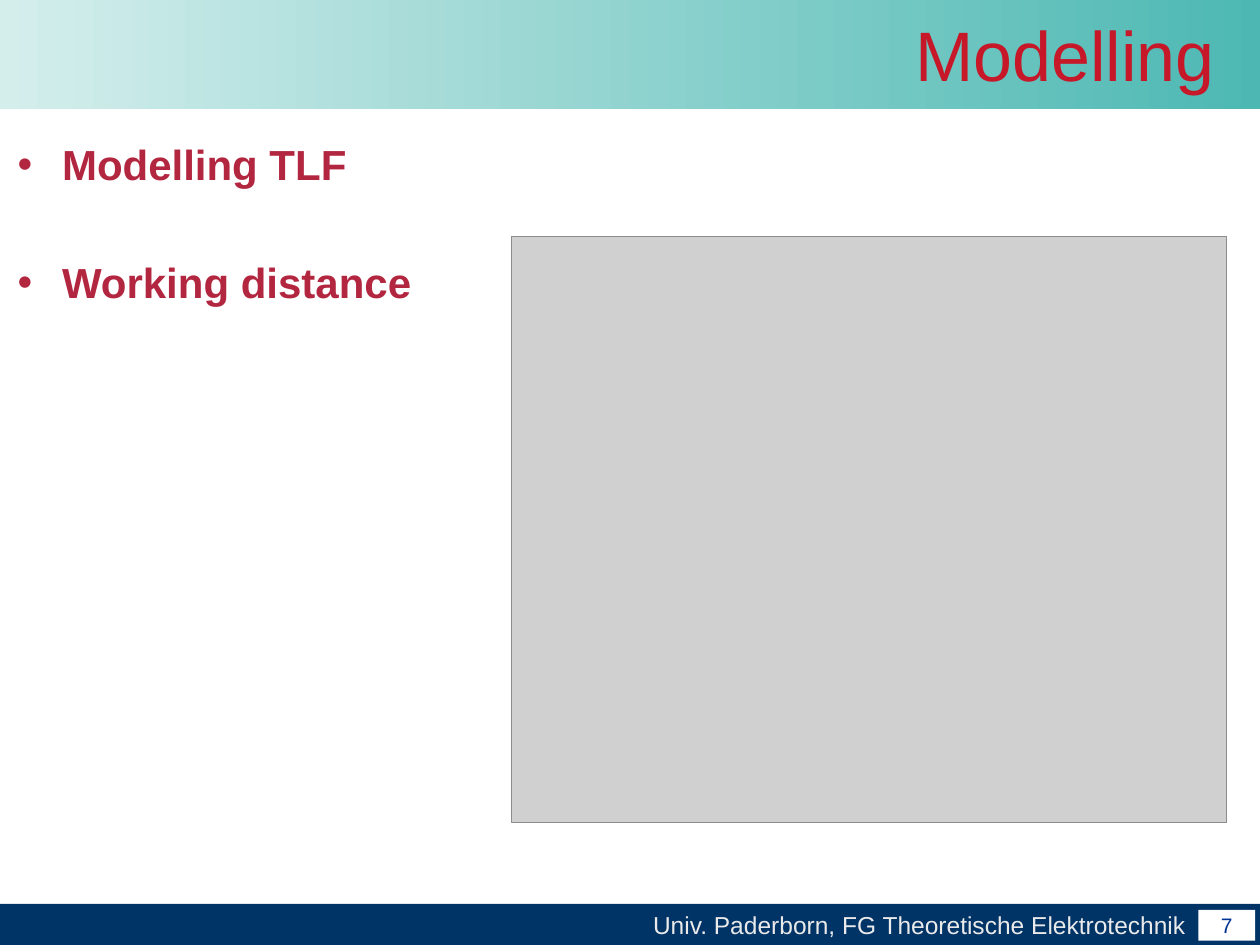
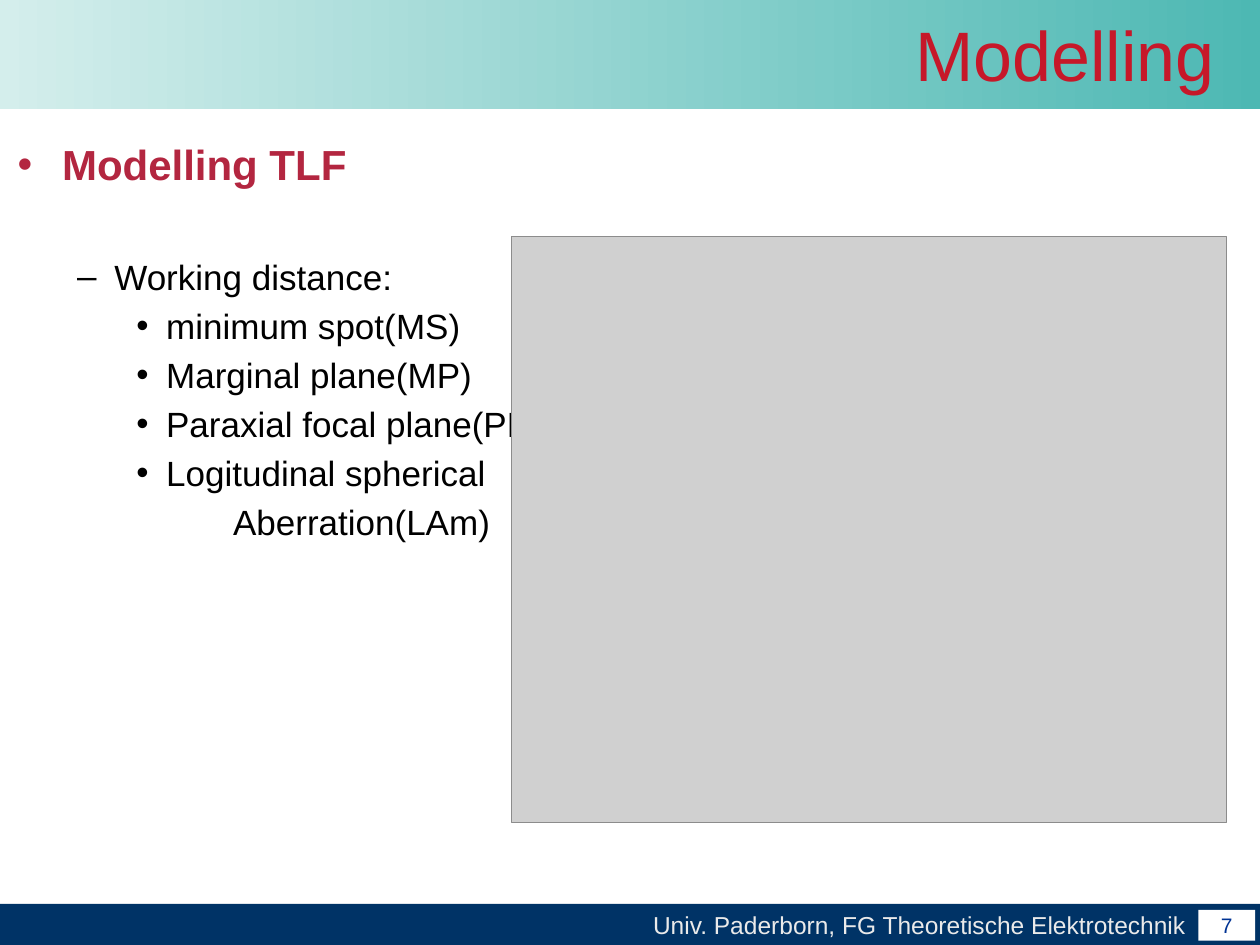
Before and after one commit to leonard117/arbeittet, a slide deck: slide 8 of Master_arbeit/word/Abschlussvortrag der Masterarbeit.pptx. Drawn at 1260x945 pixels with LibreOffice and Linux fonts; fonts in the diff are those of the drawing; grey boxes stand for pictures; background and template pictures are left out. Boxes give left, top, right and bottom in pixels: in the first picture for what was removed or moved away, otherwise in the second. Text is boxed around its words. In the diff, an @@ line names an element or a change of style, - is before the commit and + after.

```diff
--- a/Master_arbeit/word/Abschlussvortrag der Masterarbeit.pptx
+++ b/Master_arbeit/word/Abschlussvortrag der Masterarbeit.pptx
@@ text at [114,264,542,542]: text changed; size 24 to 20 pt; text colour #B32640 to #000000; bold off @@
-• Working distance
+  – Working distance:
+    • minimum spot(MS)
+    • Marginal plane(MP)
+    • Paraxial focal plane(PP)
+    • Logitudinal spherical
+  Aberration(LAm)
```
Also in this commit, not shown: 2 other slides changed, 14 slides added, 14 slides removed.
